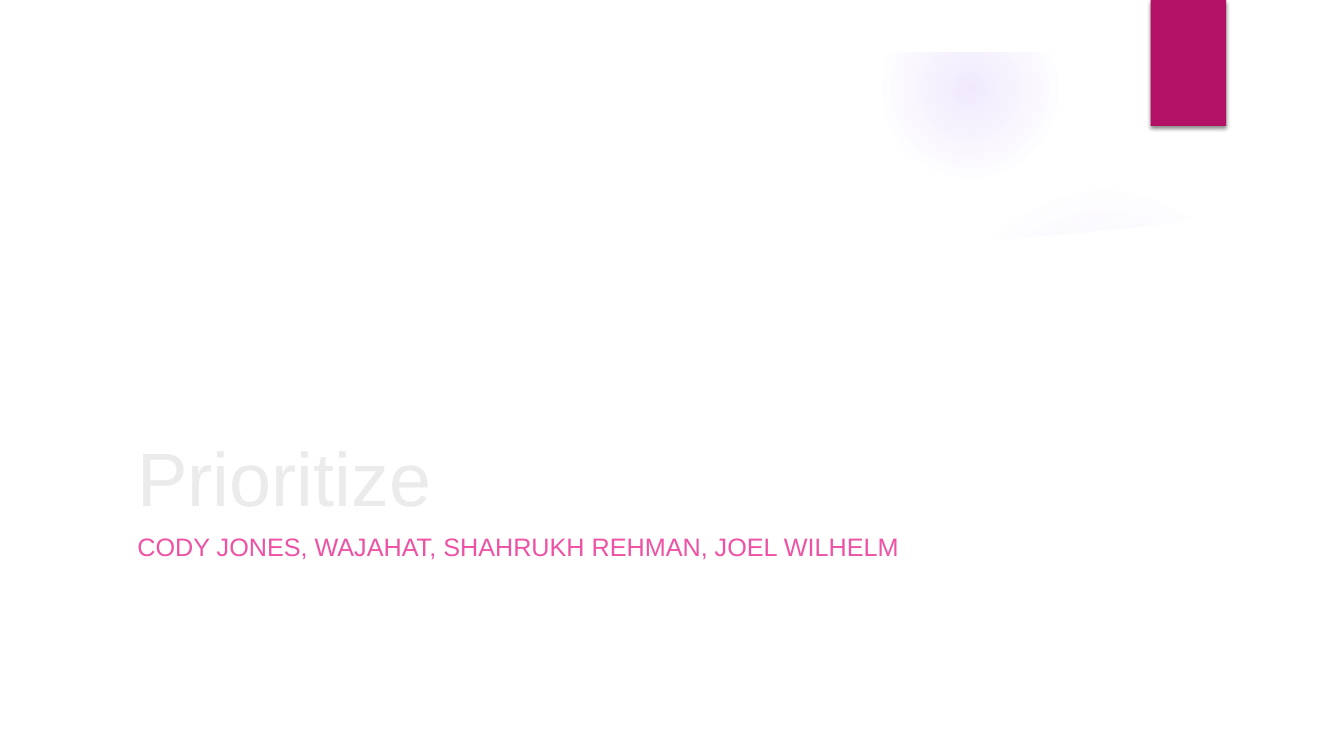
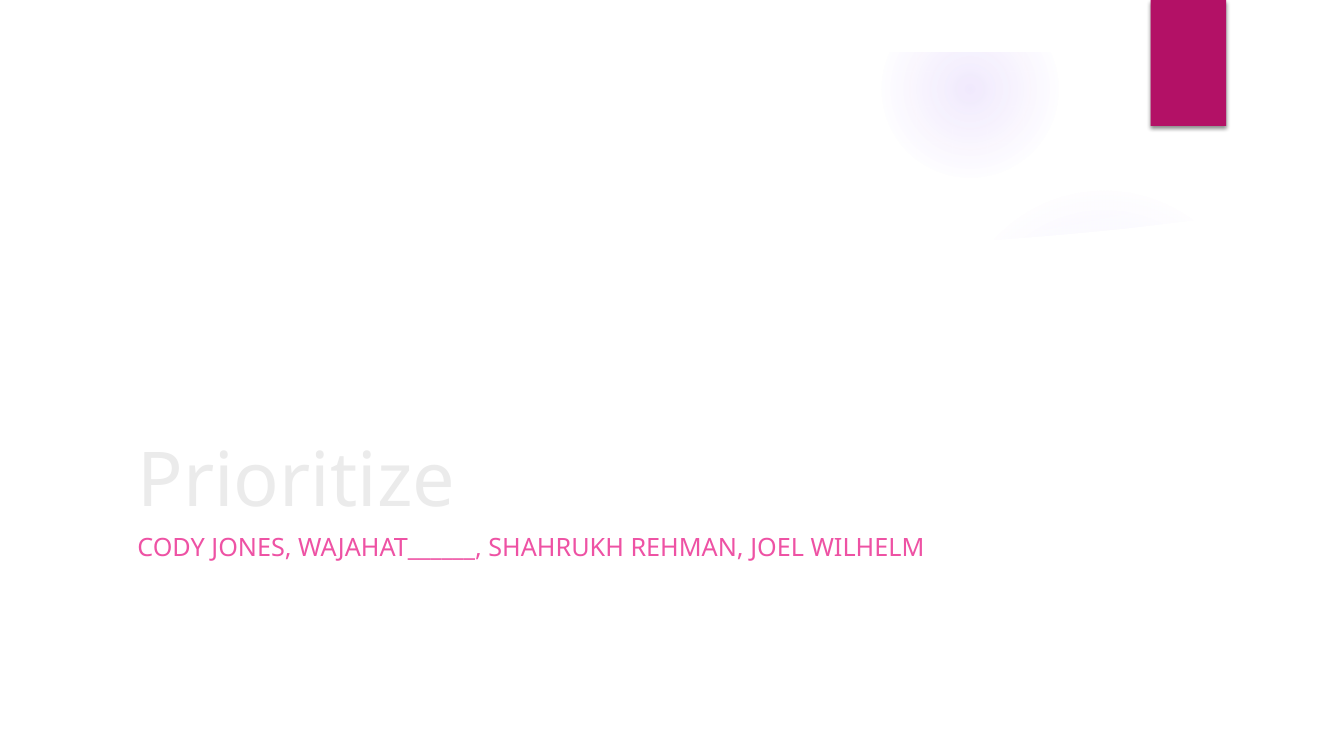
Before and after one commit to cejones9/Prioritize, a slide deck: slide 1 of docs/Prioritize (1).pptx. Drawn at 1344x756 pixels with LibreOffice and Linux fonts; fonts in the diff are those of the drawing; background and template pictures are left out. Boxes give left, top, right and bottom in pixels: in the first picture for what was removed or moved away, otherwise in the second. Text is boxed around its words. In the diff, an @@ line names an element or a change of style, - is before the commit and + after.

```diff
--- a/docs/Prioritize (1).pptx
+++ b/docs/Prioritize (1).pptx
@@ title "Prioritize" at box(127, 231, 1100, 526): font Arial to Noto Sans @@
@@ subtitle at box(137, 537, 925, 561): text changed; font Arial to Noto Sans @@
-CODY JONES, WAJAHAT, SHAHRUKH REHMAN, JOEL WILHELM
+CODY JONES, WAJAHAT______, SHAHRUKH REHMAN, JOEL WILHELM
```
Also in this commit, not shown: 14 other slides changed, 7 slides added, 3 slides removed.
